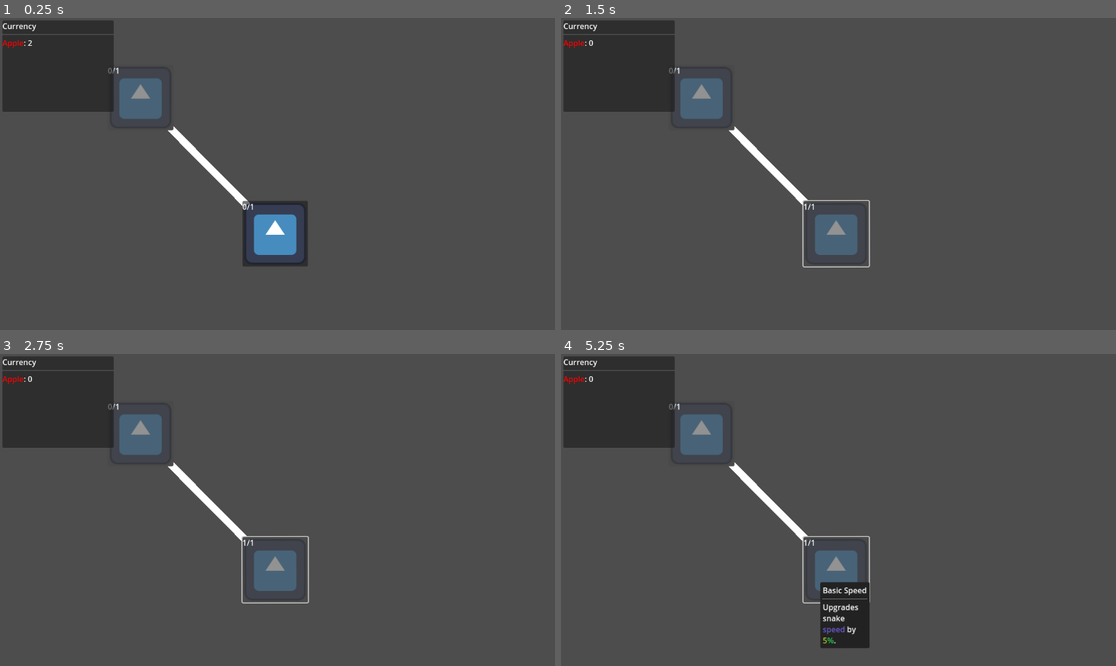
Above: before the commit, frames 1-4 (two rows, left to right).
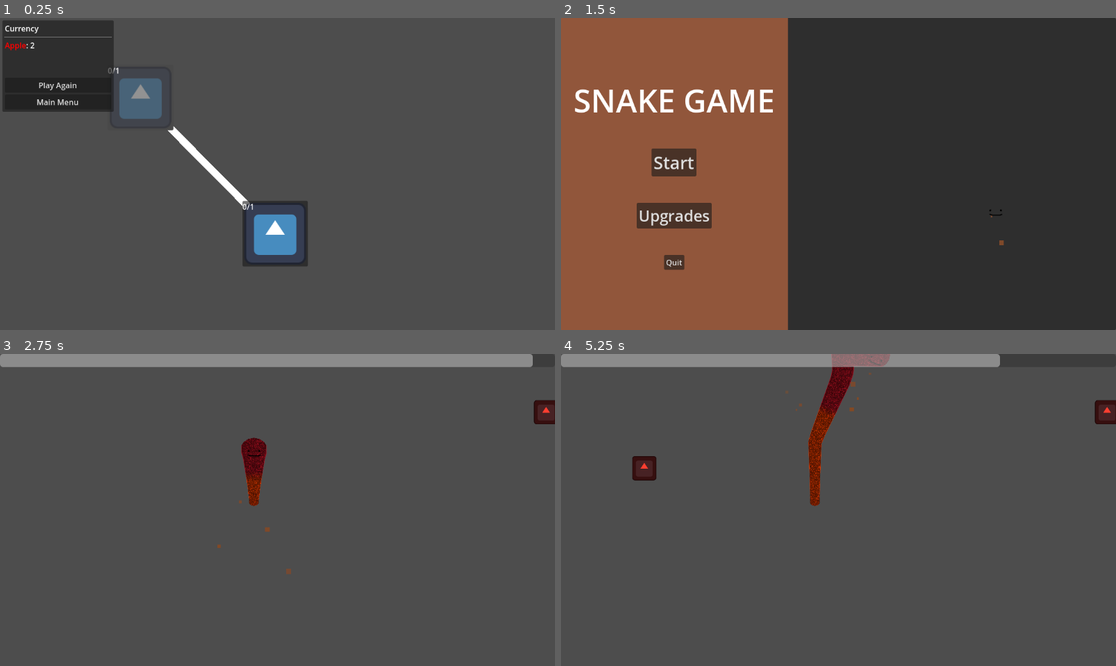
Above: after the commit, the same moments.

Repository: tylercchase/gmtk-2025
Game: Godot game, scene res://src/menus/upgrade/upgrade_menu.tscn
The game is run twice, just before and just after one commit, with the same random seed, the same clock (stepped at 60 frames per second) and the same inputs. This scene is started directly instead of the project's main scene. The engine's default icon, where the game draws it, is replaced by a stand-in: a white triangle on a blue panel in a dark square.
Inputs (mouse positions are in pixels of both pictures, inside the frame that each line leads up to):
- Up to frame 1 (0.25 s): no input
- Up to frame 2 (1.5 s): click "test" at 0.5 s; click (616, 102) at 1.25 s, where only the run after the commit has a clickable "Main Menu"
- Up to frame 3 (2.75 s): click (111, 497) at 2 s, where only the run after the commit has a clickable "Start"
- Up to frame 4 (5.25 s): move the mouse to (960, 494) at 2.77 s; hold D (move_right) 2.78-3.53 s; click (960, 494) at 2.85 s; move the mouse to (727, 525) at 3.52 s; hold A (move_left) 3.53-4.28 s; click (727, 525) at 3.6 s; move the mouse to (894, 441) at 4.27 s; hold D (move_right) from 4.28 s (still down); click (894, 441) at 4.35 s; move the mouse to (810, 572) at 5.02 s; click (810, 572) at 5.1 s

The runs differ from the first frame. In frame 1, 0.4% of the frame differs, in the area x 0-21%, y 1-29%; in frame 2, 100%, in the area x 0-100%, y 0-100%; in frame 3, 13%; in frame 4, 14%.

Commit message:
feat: add menu buttons to upgrade screen

Diff:
--- a/src/menus/upgrade/currency_panel.gd
+++ b/src/menus/upgrade/currency_panel.gd
@@ -2,6 +2,11 @@
 
 @export var currency_label: RichTextLabel
 
+@export var main_menu_button: Button
+@export var level_button: Button
+
+@export_file("*.tscn") var main_menu_scene: String
+@export_file("*.tscn") var level_scene: String
 
 var template = ""
 
@@ -9,6 +14,14 @@
     template = currency_label.text
     update_text()
     Events.inventory_changed.connect(_on_inventory_changed)
+    main_menu_button.pressed.connect(_on_main_menu_button_pressed)
+    level_button.pressed.connect(_on_level_button_pressed)
+
+func _on_main_menu_button_pressed():
+    get_tree().change_scene_to_file(main_menu_scene)
+
+func _on_level_button_pressed():
+    get_tree().change_scene_to_file(level_scene)
 
 
 func _on_inventory_changed():
--- a/src/menus/upgrade/upgrade_menu.tscn
+++ b/src/menus/upgrade/upgrade_menu.tscn
@@ -59,23 +59,43 @@
 theme_override_constants/margin_right = 5
 theme_override_constants/margin_bottom = 5
 
-[node name="PanelContainer" type="PanelContainer" parent="CanvasLayer/MarginContainer" node_paths=PackedStringArray("currency_label")]
+[node name="PanelContainer" type="PanelContainer" parent="CanvasLayer/MarginContainer" node_paths=PackedStringArray("currency_label", "main_menu_button", "level_button")]
 layout_mode = 2
 script = ExtResource("8_t3hjq")
-currency_label = NodePath("VBoxContainer/RichTextLabel")
+currency_label = NodePath("MarginContainer/VBoxContainer/RichTextLabel")
+main_menu_button = NodePath("MarginContainer/VBoxContainer/MainMenuButton")
+level_button = NodePath("MarginContainer/VBoxContainer/PlayAgainButton")
+main_menu_scene = "uid://bebw44j0d3rob"
+level_scene = "uid://cevc126su5f5q"
 
-[node name="VBoxContainer" type="VBoxContainer" parent="CanvasLayer/MarginContainer/PanelContainer"]
+[node name="MarginContainer" type="MarginContainer" parent="CanvasLayer/MarginContainer/PanelContainer"]
+layout_mode = 2
+theme_override_constants/margin_left = 5
+theme_override_constants/margin_top = 5
+theme_override_constants/margin_right = 5
+theme_override_constants/margin_bottom = 5
+
+[node name="VBoxContainer" type="VBoxContainer" parent="CanvasLayer/MarginContainer/PanelContainer/MarginContainer"]
 layout_mode = 2
 
-[node name="Label" type="Label" parent="CanvasLayer/MarginContainer/PanelContainer/VBoxContainer"]
+[node name="Label" type="Label" parent="CanvasLayer/MarginContainer/PanelContainer/MarginContainer/VBoxContainer"]
 layout_mode = 2
 text = "Currency"
 
-[node name="HSeparator" type="HSeparator" parent="CanvasLayer/MarginContainer/PanelContainer/VBoxContainer"]
+[node name="HSeparator" type="HSeparator" parent="CanvasLayer/MarginContainer/PanelContainer/MarginContainer/VBoxContainer"]
 layout_mode = 2
 
-[node name="RichTextLabel" type="RichTextLabel" parent="CanvasLayer/MarginContainer/PanelContainer/VBoxContainer"]
+[node name="RichTextLabel" type="RichTextLabel" parent="CanvasLayer/MarginContainer/PanelContainer/MarginContainer/VBoxContainer"]
 layout_mode = 2
+size_flags_vertical = 3
 bbcode_enabled = true
 text = "[color=red]Apple[/color]: %s"
 fit_content = true
+
+[node name="PlayAgainButton" type="Button" parent="CanvasLayer/MarginContainer/PanelContainer/MarginContainer/VBoxContainer"]
+layout_mode = 2
+text = "Play Again"
+
+[node name="MainMenuButton" type="Button" parent="CanvasLayer/MarginContainer/PanelContainer/MarginContainer/VBoxContainer"]
+layout_mode = 2
+text = "Main Menu"
